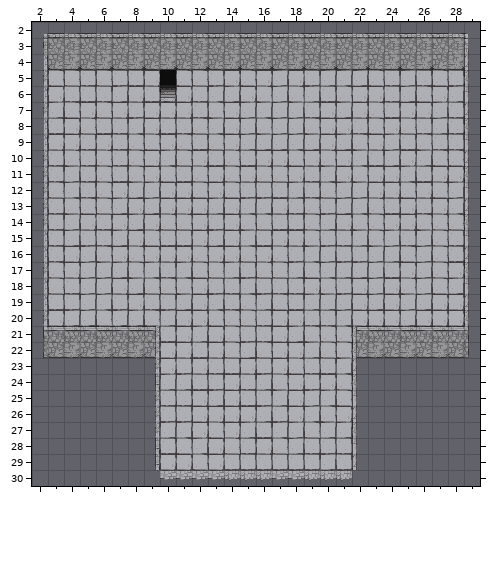
Tiled map, stored at assets/floors/starting_room.tmx. That is the earlier state.
Cells are 16x16 px. Shown: x 2..29, y 2..30.
The same view after the edit:
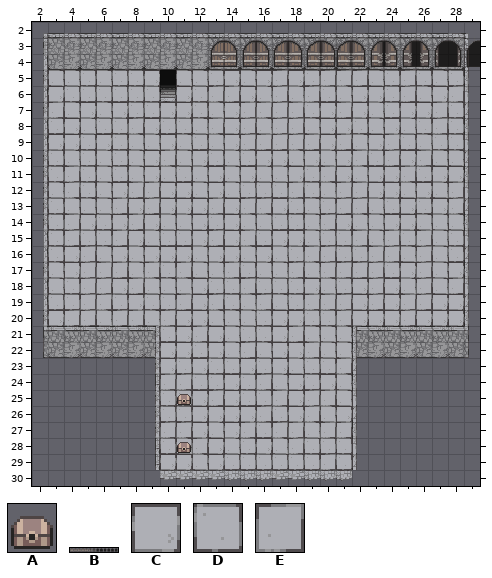
Key: from "normal_objects": A 0 "chest_idle", B 1 "door_big"; from "normal_terrain": C 161, D 181, E 182.
_ is an empty cell.
Message: Char-to-Obj interaction test with Chest + Terrain layering
From old to new:
Layer "Tile Layer 1":
y 6: x 7..8 EC -> DD
y 7: x 9 C -> D
Layer "Tile Layer 2":
y 4: x 13 _ -> B
y 25: x 11 _ -> A
y 28: x 11 _ -> A
